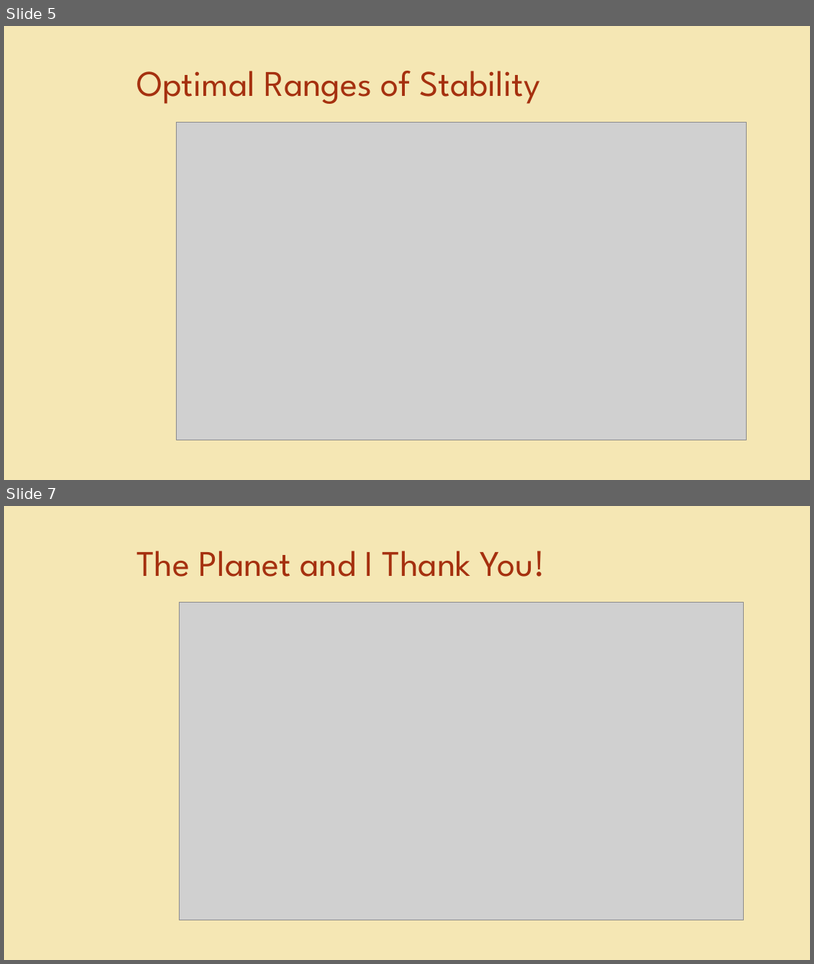
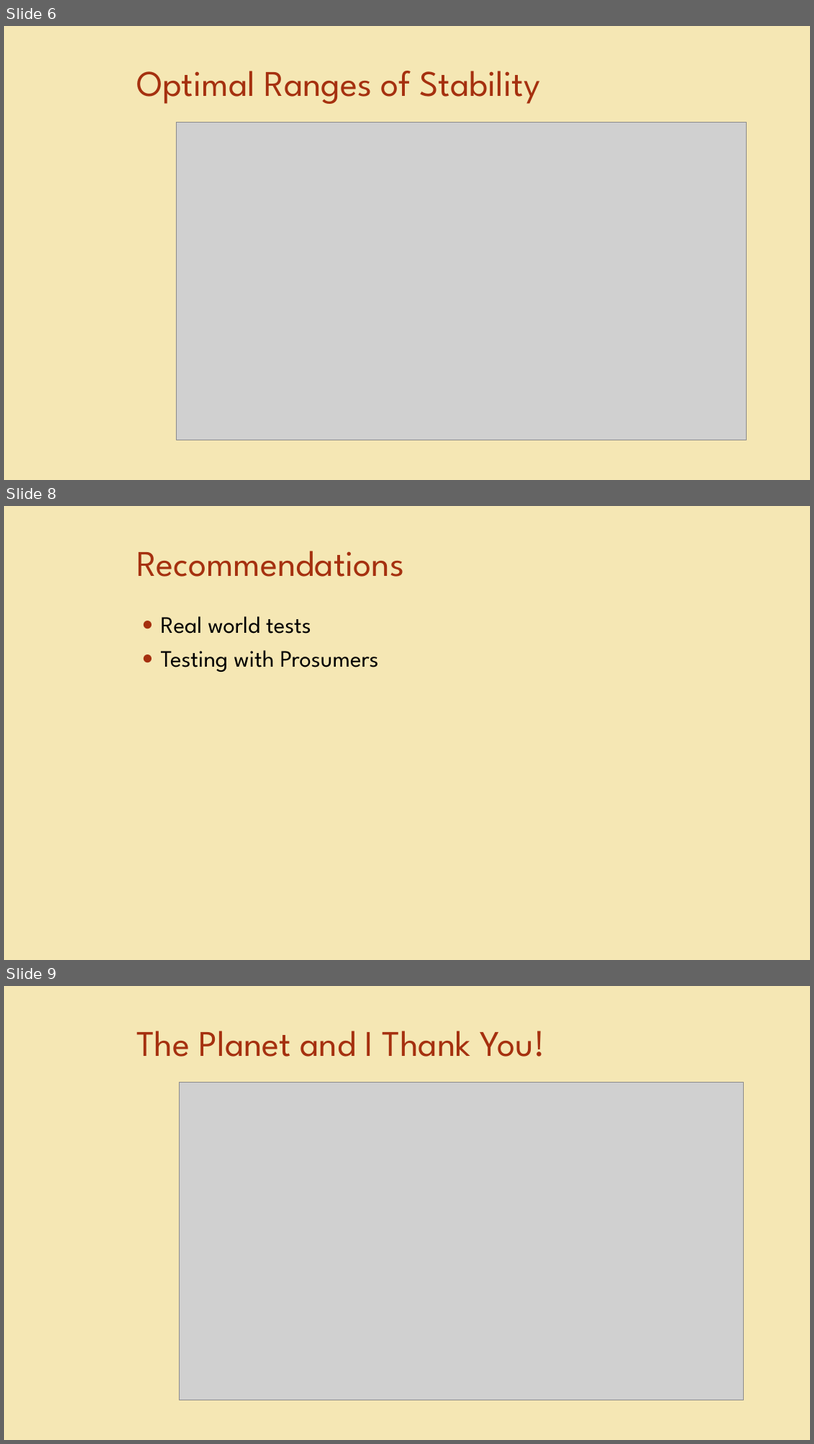
Before and after one commit to Shiromasteven/Decentralized-Smart-Grid-Demand-Side-Predictions, a slide deck: Decentralized Smart Energy Grid.pptx. Shown one above the other, each under a label of ours: slides 5 and 7 before the commit, slides 6, 8 and 9 after it; the slides between them are not shown. The pictures are 814x964 and 814x1444 pixels, drawn with LibreOffice and Linux fonts; fonts in the diff are those of the drawing; grey boxes stand for pictures; background and template pictures are left out. Boxes give left, top, right and bottom in pixels: in the first picture for what was removed or moved away, otherwise in the second. Text is boxed around its words. In the diff, an @@ line names an element or a change of style, - is before the commit and + after.

```diff
--- a/Decentralized Smart Energy Grid.pptx
+++ b/Decentralized Smart Energy Grid.pptx
@@ slide 8 added at [4, 506, 810, 960], background #F5E7B4 @@
@@ title added at [136, 551, 404, 577], 43 pt, text #A5300F @@
+Recommendations
@@ text added at [161, 616, 379, 672], 28 pt, text #000000 @@
+● Real world tests
+● Testing with Prosumers
@@ what was slide 5 is now slide 6 @@
@@ what was slide 7 is now slide 9 @@
```
Also in this commit, not shown: 4 slides changed, 1 other slide added.
